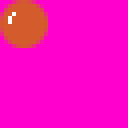
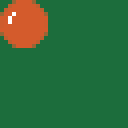
Layered file, before and after one edit (128×128). Changes by layer:
painted on "ball" over bbox(0, 0, 48, 48)
painted on "bg" over bbox(0, 0, 128, 128)
